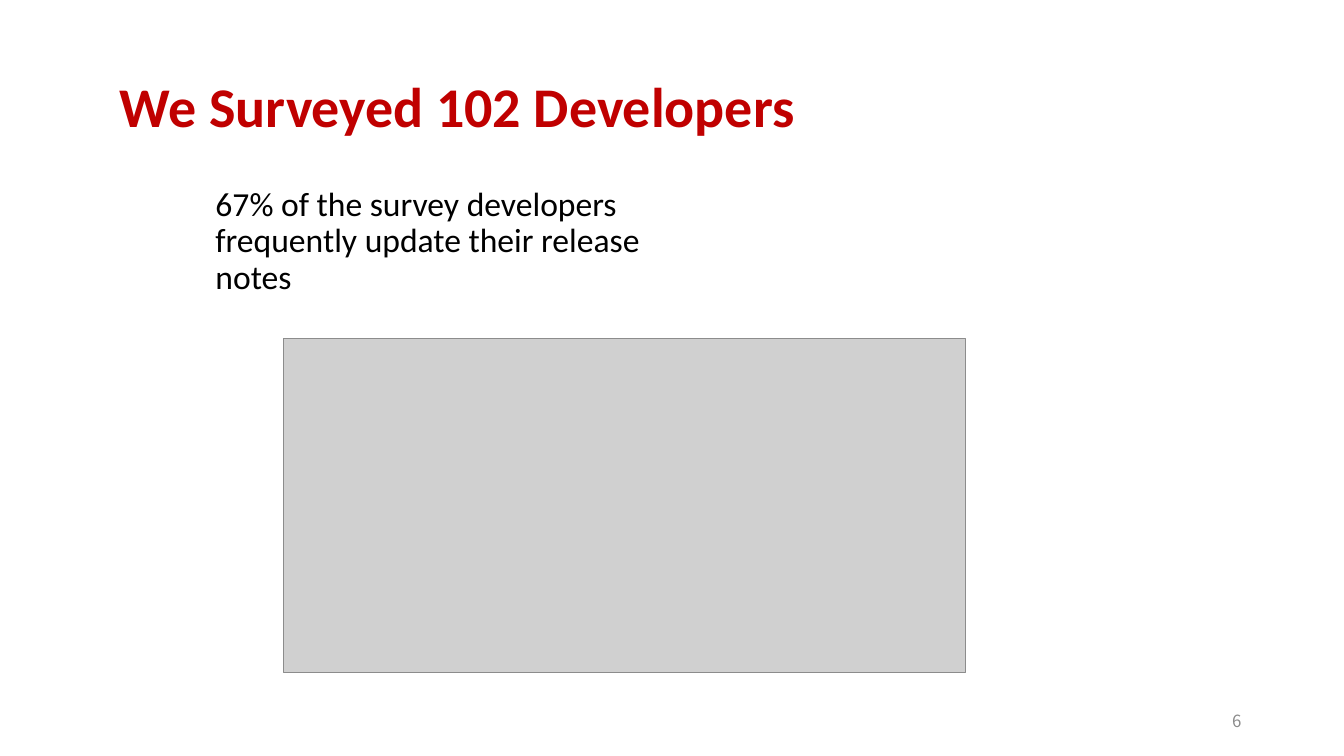
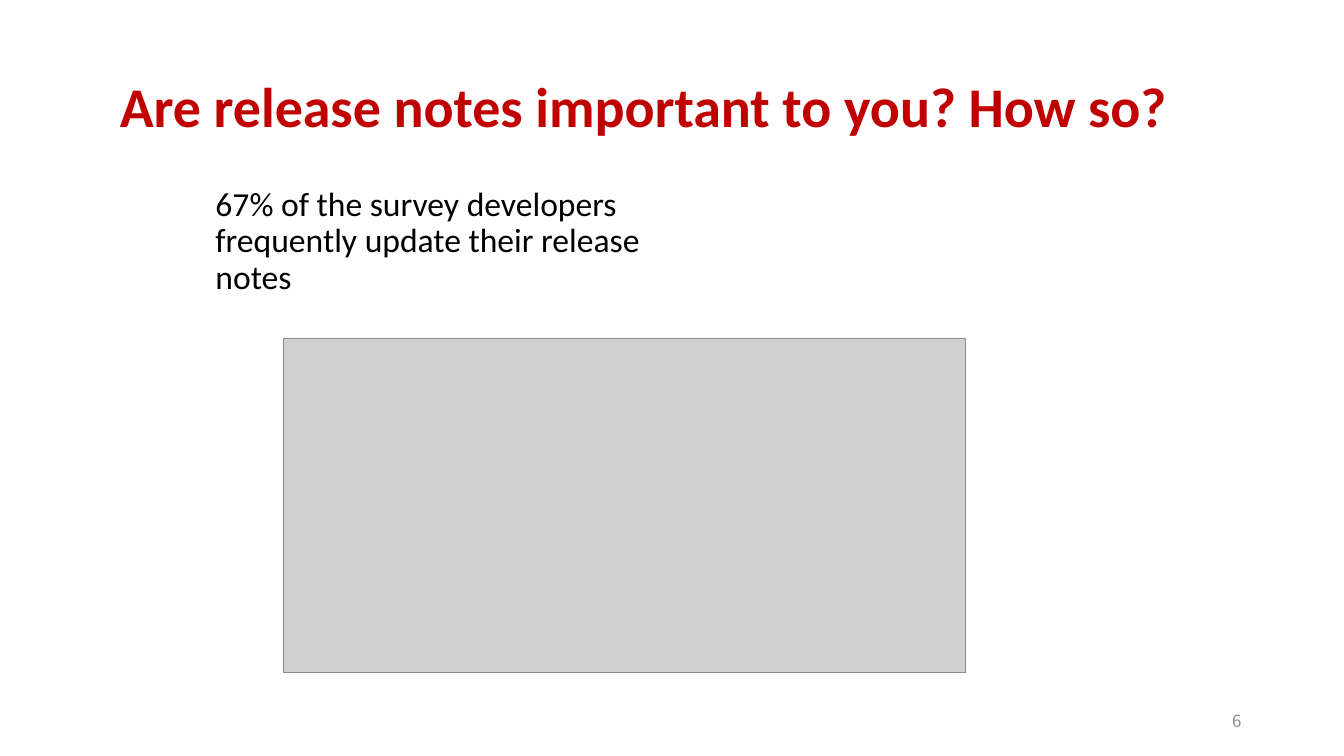
Before and after one commit to aidanby/aidanby.github.io, a slide deck: slide 6 of files/icse22.pptx. Drawn at 1344x756 pixels with LibreOffice and Linux fonts; fonts in the diff are those of the drawing; grey boxes stand for pictures. Boxes give left, top, right and bottom in pixels: in the first picture for what was removed or moved away, otherwise in the second. Text is boxed around its words. In the diff, an @@ line names an element or a change of style, - is before the commit and + after.

```diff
--- a/files/icse22.pptx
+++ b/files/icse22.pptx
@@ title at [120,87,1166,136]: text changed @@
-We Surveyed 102 Developers
+Are release notes important to you? How so?
```
Also in this commit, not shown: 3 other slides changed, 1 other file.
